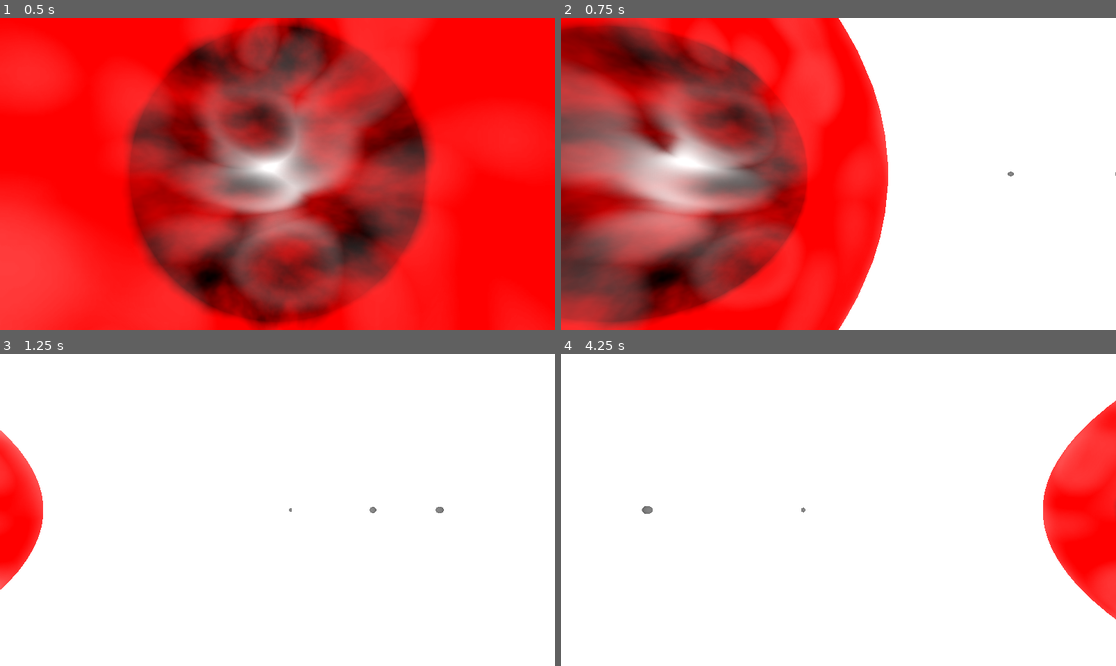
Above: before the commit, frames 1-4 (two rows, left to right).
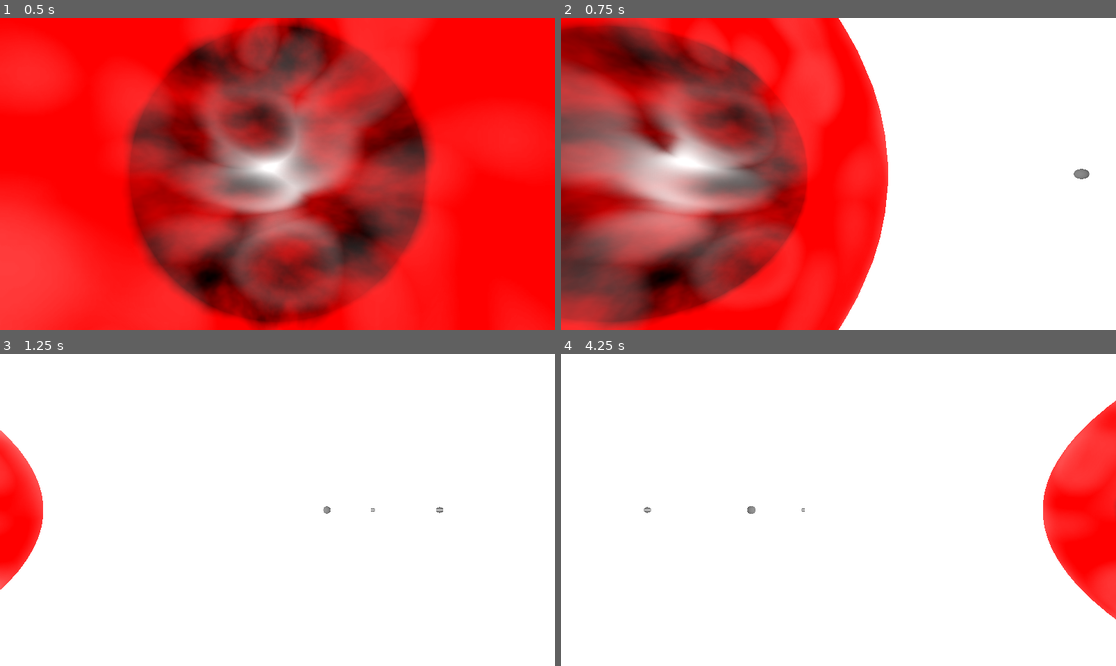
Above: after the commit, the same moments.

Repository: Pekersen/NFTL_Test_1.1
Game: Godot game, scene res://main.tscn
The game is run twice, just before and just after one commit, with the same random seed, the same clock (stepped at 60 frames per second) and the same inputs.
Inputs (mouse positions are in pixels of both pictures, inside the frame that each line leads up to):
- Up to frame 1 (0.5 s): no input
- Up to frame 2 (0.75 s): tap Enter at 0.5 s; move the mouse to (960, 158) at 0.52 s; hold D (right) from 0.53 s (still down); hold 0 (camera_confine) from 0.53 s (still down); click (960, 158) at 0.67 s
- Up to frame 3 (1.25 s): keep holding D (right); keep holding 0 (camera_confine)
- Up to frame 4 (4.25 s): release D (right) at 1.25 s; release 0 (camera_confine) at 1.25 s; drag from (727, 525) to (810, 572) at 1.27 s; move the mouse to (894, 441) at 2.02 s; hold D (right) 2.03-2.75 s; click (894, 441) at 2.1 s; drag from (810, 572) to (672, 463) at 2.77 s; move the mouse to (1005, 556) at 3.52 s; hold A (left) from 3.53 s (still down); hold Shift (shift) from 3.53 s (still down)

Frame 1 is identical in both runs. In frame 2, less than 0.1% of the frame differs, in the area x 80-100%, y 48-52%; in frame 3, less than 0.1%; in frame 4, less than 0.1%.

Commit message:
fucking hell

Diff:
--- a/Celestial Objects/Planets/planet.tscn
+++ b/Celestial Objects/Planets/planet.tscn
@@ -6,13 +6,13 @@
 shading_mode = 0
 
 [sub_resource type="TorusMesh" id="TorusMesh_3ugw0"]
+resource_local_to_scene = true
 material = SubResource("StandardMaterial3D_c4vhg")
 inner_radius = 9.995
 outer_radius = 10.0
-rings = 128
-ring_segments = 64
 
 [sub_resource type="SphereMesh" id="SphereMesh_xsawm"]
+resource_local_to_scene = true
 radius = 0.1
 height = 0.2
 
@@ -28,7 +28,7 @@
 [node name="RotationPoint" type="Node3D" parent="."]
 
 [node name="Core" type="StaticBody3D" parent="RotationPoint"]
-transform = Transform3D(1, 0, 0, 0, 1, 0, 0, 0, 1, 10, 0, 0)
+transform = Transform3D(1, 0, 0, 0, 1, 0, 0, 0, 1, 9.96141, 0, 0)
 
 [node name="TruePlanet" type="MeshInstance3D" parent="RotationPoint/Core"]
 mesh = SubResource("SphereMesh_xsawm")
--- a/main.gd
+++ b/main.gd
@@ -11,25 +11,13 @@
 func _ready():
 
 	var newPlanet = planet.instantiate()
-	print("gen1.1")
 	newPlanet.distance = 18
-	print("gen1.2 instantiate and set distance")
 	add_child(newPlanet)
-	print("gen1.3")
 
 	var newPlanet2 = planet.instantiate()
-	print("gen2.1")
 	newPlanet2.distance = 16
-	print("gen2.2 instantiate and set distance")
 	add_child(newPlanet2)
-	print("gen2.3")
 
-	var newPlanet3 = planet.instantiate()
-	print("gen3.1")
-	newPlanet3.distance = 22
-	print("gen3.2 instantiate and set distance")
-	add_child(newPlanet3)
-	print("gen3.3")
 
 # Called every frame. 'delta' is the elapsed time since the previous frame.
 func _process(delta):
--- a/main.tscn
+++ b/main.tscn
@@ -26,6 +26,5 @@
 environment = SubResource("Environment_y5lqt")
 
 [node name="Planet" parent="." instance=ExtResource("2_07cdw")]
-visible = false
 
 [node name="Star" parent="." instance=ExtResource("3_rtaok")]
